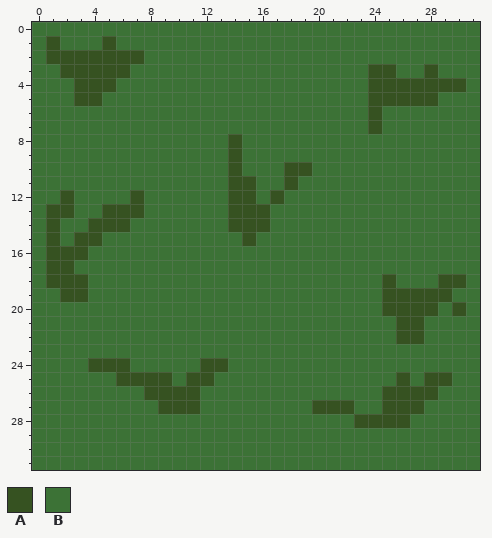
A pixel-art sprite gets an edit: GameJam/Assets/Artwork/Just_grass.png. The picture above was drawn from the file before the commit.
The file is 32x32 pixels.
Palette (. is transparent): A #365221  B #3c7236
Pixels before, first column x 0:
 0 BBBBBBBBBBBBBBBBBBBBBBBBBBBBBBBB
 1 BABBBABBBBBBBBBBBBBBBBBBBBBBBBBB
 2 BAAAAAAABBBBBBBBBBBBBBBBBBBBBBBB
 3 BBAAAAABBBBBBBBBBBBBBBBBAABBABBB
 4 BBBAAABBBBBBBBBBBBBBBBBBAAAAAAAB
 5 BBBAABBBBBBBBBBBBBBBBBBBAAAAABBB
 6 BBBBBBBBBBBBBBBBBBBBBBBBABBBBBBB
 7 BBBBBBBBBBBBBBBBBBBBBBBBABBBBBBB
 8 BBBBBBBBBBBBBBABBBBBBBBBBBBBBBBB
 9 BBBBBBBBBBBBBBABBBBBBBBBBBBBBBBB
10 BBBBBBBBBBBBBBABBBAABBBBBBBBBBBB
11 BBBBBBBBBBBBBBAABBABBBBBBBBBBBBB
12 BBABBBBABBBBBBAABABBBBBBBBBBBBBB
13 BAABBAAABBBBBBAAABBBBBBBBBBBBBBB
14 BABBAAABBBBBBBAAABBBBBBBBBBBBBBB
15 BABAABBBBBBBBBBABBBBBBBBBBBBBBBB
16 BAAABBBBBBBBBBBBBBBBBBBBBBBBBBBB
17 BAABBBBBBBBBBBBBBBBBBBBBBBBBBBBB
18 BAAABBBBBBBBBBBBBBBBBBBBBABBBAAB
19 BBAABBBBBBBBBBBBBBBBBBBBBAAAAABB
20 BBBBBBBBBBBBBBBBBBBBBBBBBAAAABAB
21 BBBBBBBBBBBBBBBBBBBBBBBBBBAABBBB
22 BBBBBBBBBBBBBBBBBBBBBBBBBBAABBBB
23 BBBBBBBBBBBBBBBBBBBBBBBBBBBBBBBB
24 BBBBAAABBBBBAABBBBBBBBBBBBBBBBBB
25 BBBBBBAAAABAABBBBBBBBBBBBBABAABB
26 BBBBBBBBAAAABBBBBBBBBBBBBAAAABBB
27 BBBBBBBBBAAABBBBBBBBAAABBAAABBBB
28 BBBBBBBBBBBBBBBBBBBBBBBAAAABBBBB
29 BBBBBBBBBBBBBBBBBBBBBBBBBBBBBBBB
30 BBBBBBBBBBBBBBBBBBBBBBBBBBBBBBBB
31 BBBBBBBBBBBBBBBBBBBBBBBBBBBBBBBB
The result:
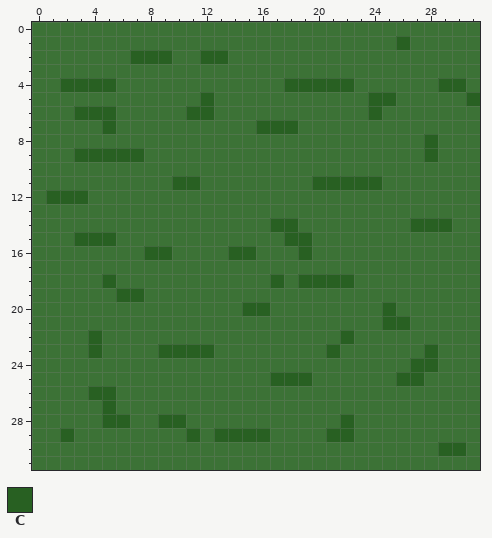
Colours new in this view: C #286022
From old to new:
Changed rows in their new state; - is an unchanged pixel.
first column x 1:
 1 B---B--------------------C-----
 2 BBBBBBCCC--CC------------------
 3 -BBBBB-----------------BB--B---
 4 -CCCC------------CCCCC-BBBBBCC-
 5 --BB-------C-----------CCBBB--C
 6 --CCC-----CC-----------C-------
 7 ----C----------CCC-----B-------
 8 -------------B-------------C---
 9 --CCCCC------B-------------C---
10 -------------B---BB------------
11 ---------CC--BB--B-CCCCC-------
12 CCC---B------BB-B--------------
13 BB--BBB------BBB---------------
14 B--BBB-------BBBCC--------CCC--
15 B-CCC---------B--CC------------
16 BBB----CC----CC---C------------
17 BB-----------------------------
18 BBB-C-----------C-CCCC--B---BB-
19 -BB--CC-----------------BBBBB--
20 --------------CC--------CBBB-B-
21 ------------------------CCB----
22 ---C-----------------C---BB----
23 ---C----CCCC--------C------C---
24 ---BBB-----BB-------------CC---
25 -----BBBB-BB----CCC------CCBB--
26 ---CC--BBBB-------------BBBB---
27 ----C---BBB--------BBB--BBB----
28 ----CC--CC-----------CBBBB-----
29 -C--------C-CCCC----CC---------
30 ----------------------------CC-
Changed places in both pictures, as pixel boxes (x1, y1, x2, y2):
changed: (46, 36, 480, 456)
